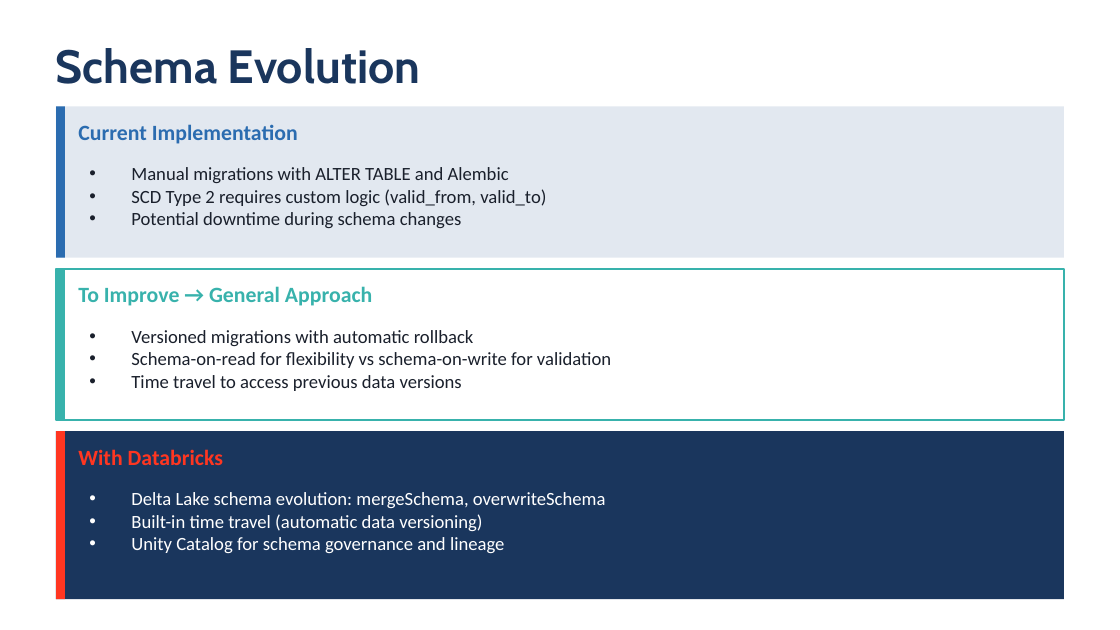
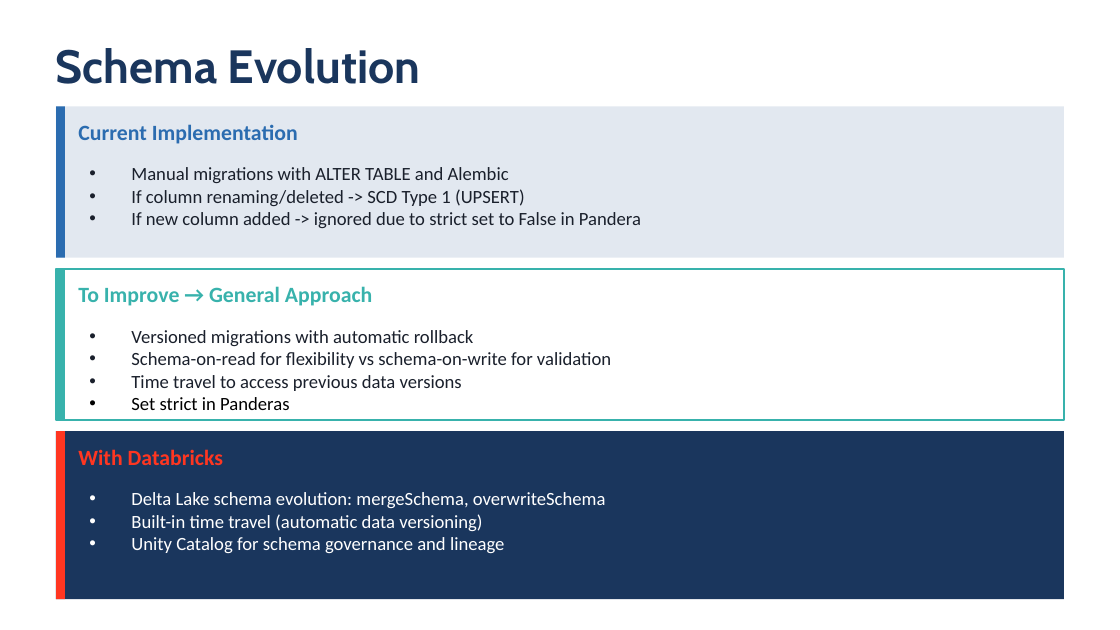
Before and after one commit to bergamobobson/revo-dataengineering-challenge, a slide deck: slide 11 of odin_full_presentation.pptx. Drawn at 1120x630 pixels with LibreOffice and Linux fonts; fonts in the diff are those of the drawing. Boxes give left, top, right and bottom in pixels: in the first picture for what was removed or moved away, otherwise in the second. Text is boxed around its words. In the diff, an @@ line names an element or a change of style, - is before the commit and + after.

```diff
--- a/odin_full_presentation.pptx
+++ b/odin_full_presentation.pptx
@@ text at [131, 189, 641, 228]: text changed @@
-• SCD Type 2 requires custom logic (valid_from, valid_to)
-• Potential downtime during schema changes
+• If column renaming/deleted -> SCD Type 1 (UPSERT)
+• If new column added -> ignored due to strict set to False in Pandera
@@ text at [131, 397, 289, 410]: paragraph added @@
+• Set strict in Panderas
```
Also in this commit, not shown: 6 other slides changed, 1 slide removed, 1 other file.
